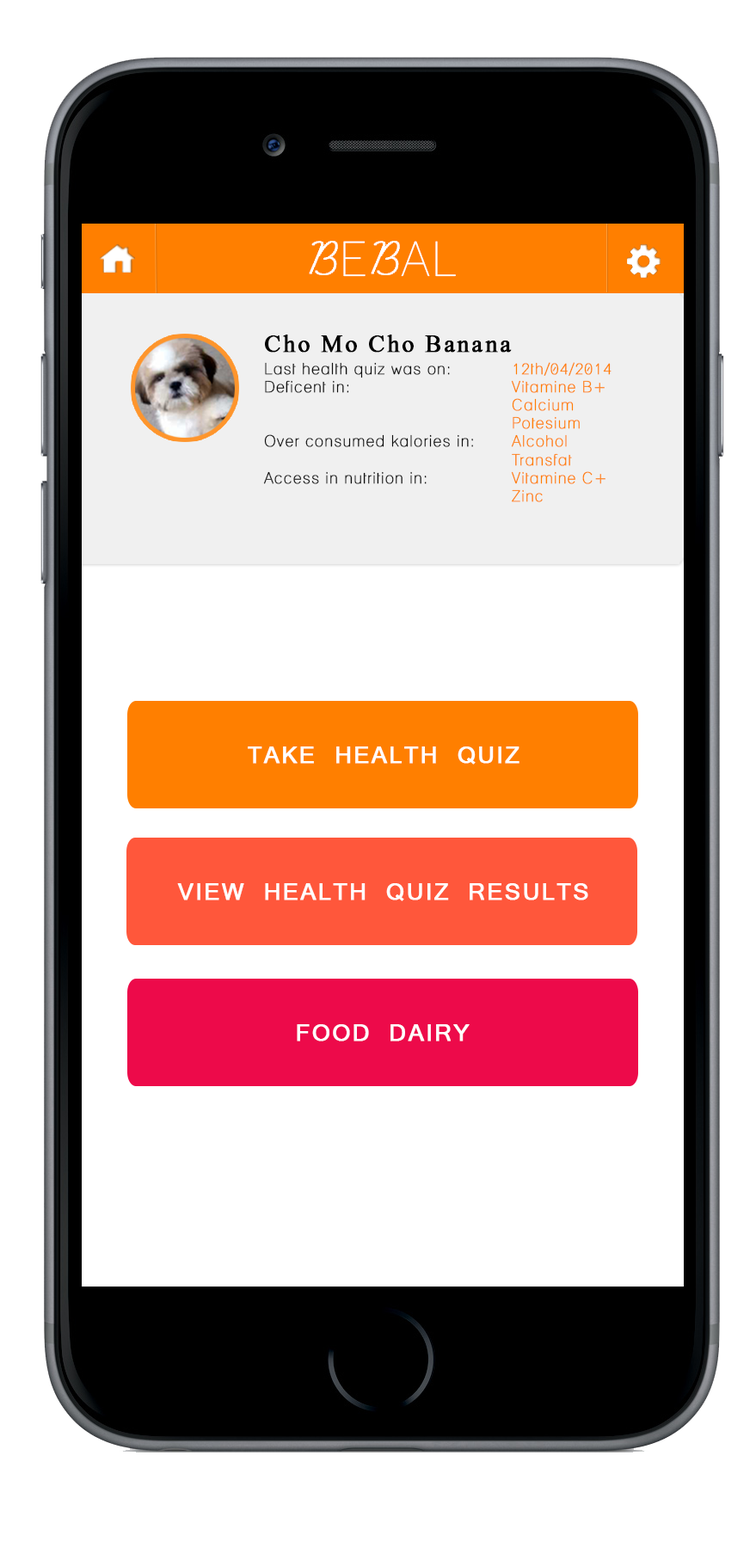
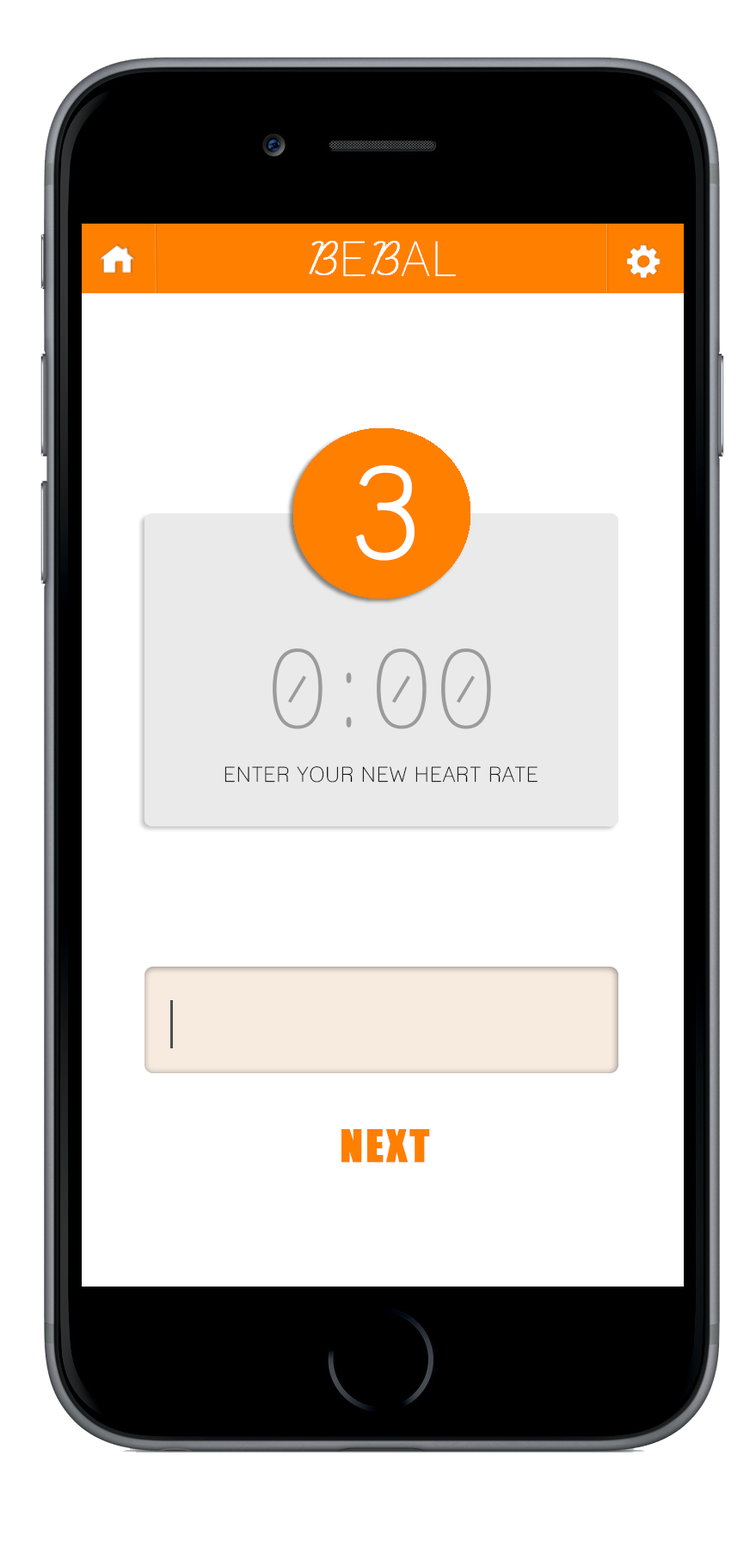
Revision of a layered 756 x 1560 image; what changed, layer by layer:
removed layer "Layer 12" over [135, 338, 235, 438]
removed layer "FOOD DAIRY" over [296, 1024, 470, 1042]
removed layer "VIEW HEALTH QUIZ RESULTS" over [177, 883, 589, 902]
removed layer "TAKE HEALTH QUIZ" over [247, 746, 520, 765]
added layer "Shape 1" above "Rounded Rectangle 3" over [170, 1000, 173, 1049]
added layer "Rounded Rectangle 3" above "Rectangle 3 copy 2" over [144, 966, 619, 1074]
removed layer "Rounded Rectangle 2 copy 4" over [127, 978, 639, 1087]
removed layer "Rounded Rectangle 2 copy 3" over [126, 837, 638, 946]
renamed "Cho Mo Cho Banana Last health quiz was on: 12th/04/2014 D" to "3", moved it above "Layer 14", painted on it over [263, 334, 612, 561]
added layer "ENTER YOUR NEW HEART RATE" above "0:00" over [224, 766, 538, 783]
added layer "0:00" above "Ellipse 1" over [272, 648, 492, 730]
renamed "Rounded Rectangle 1 copy" to "Ellipse 1", painted on it over [81, 293, 684, 599]
moved "Rounded Rectangle 2" above "NEXT", painted on it over [127, 513, 639, 827]
added layer "NEXT" above "Layer 1" over [341, 1129, 431, 1163]
